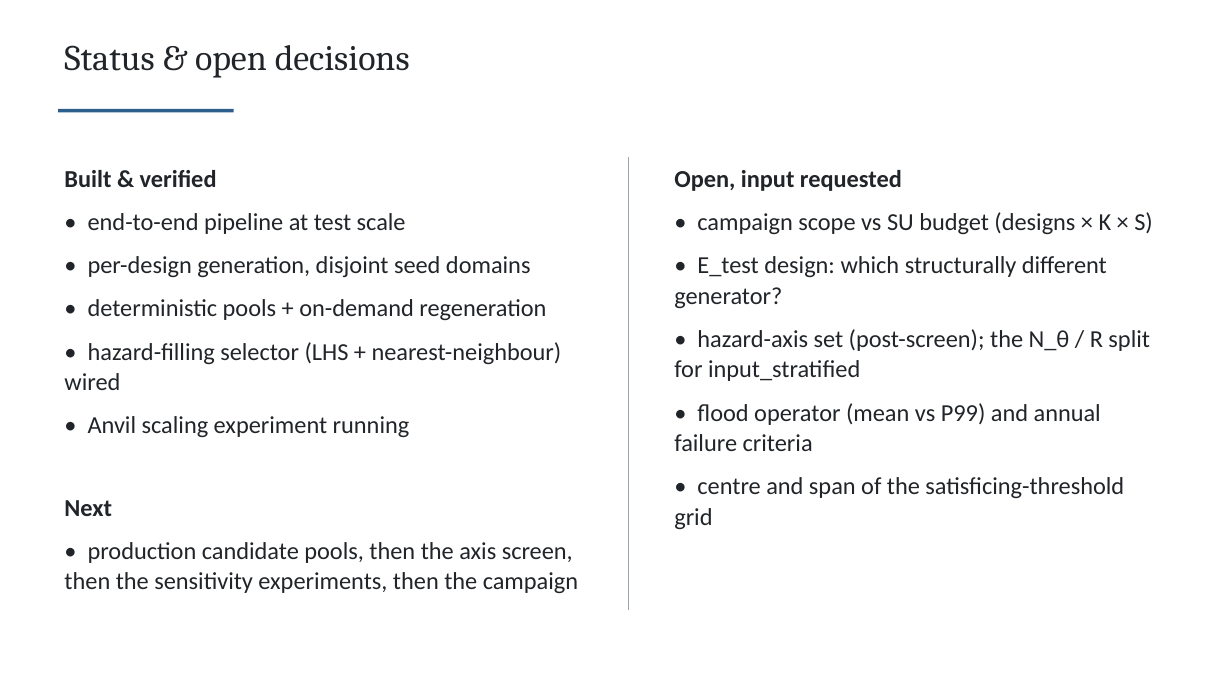
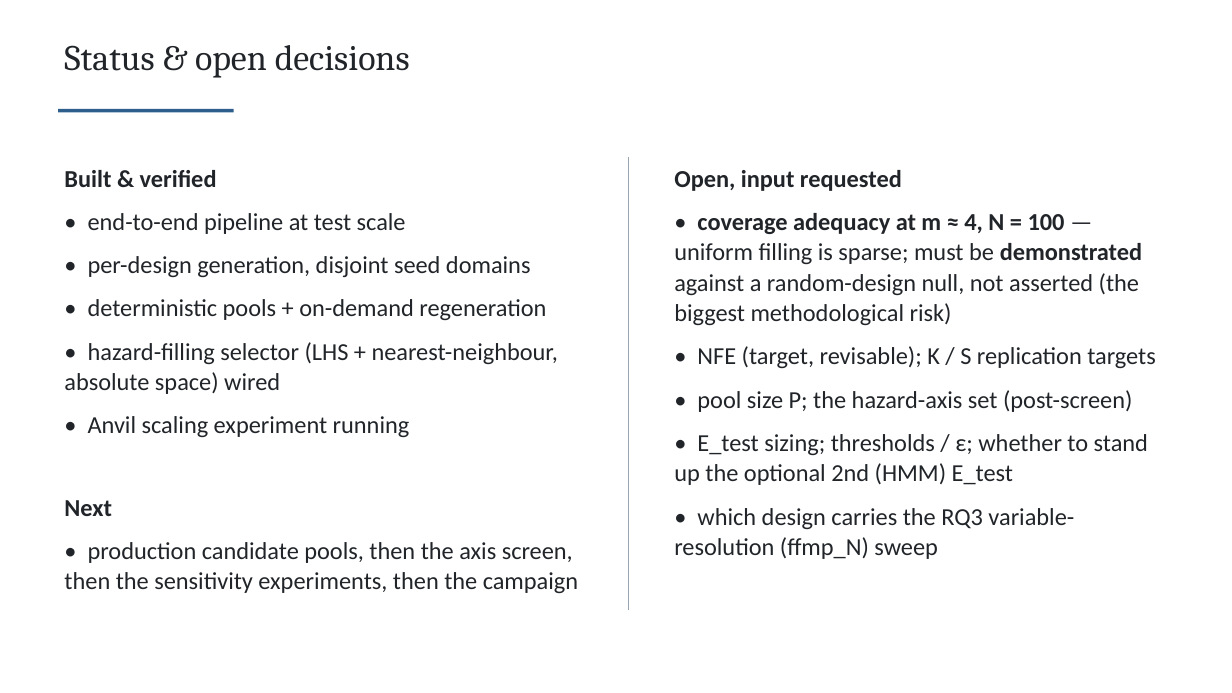
Before and after one commit to TrevorJA/NYCOptimization, a slide deck: slide 28 of docs/NYCOptimization_project_proposal_and_motivation_CLAUDE.pptx. Drawn at 1232x693 pixels with LibreOffice and Linux fonts; fonts in the diff are those of the drawing. Boxes give left, top, right and bottom in pixels: in the first picture for what was removed or moved away, otherwise in the second. Text is boxed around its words. In the diff, an @@ line names an element or a change of style, - is before the commit and + after.

```diff
--- a/docs/NYCOptimization_project_proposal_and_motivation_CLAUDE.pptx
+++ b/docs/NYCOptimization_project_proposal_and_motivation_CLAUDE.pptx
@@ text at [674,213,1156,559]: text changed @@
-• campaign scope vs SU budget (designs × K × S)
-• E_test design: which structurally different generator?
-• hazard-axis set (post-screen); the N_θ / R split for input_stratified
-• flood operator (mean vs P99) and annual failure criteria
-• centre and span of the satisficing-threshold grid
+• coverage adequacy at m ≈ 4, N = 100 — uniform filling is sparse; must be demonstrated against a random-design null, not asserted (the biggest methodological risk)
+• NFE (target, revisable); K / S replication targets
+• pool size P; the hazard-axis set (post-screen)
+• E_test sizing; thresholds / ε; whether to stand up the optional 2nd (HMM) E_test
+• which design carries the RQ3 variable-resolution (ffmp_N) sweep
@@ text at [64,342,558,394]: text changed @@
-• hazard-filling selector (LHS + nearest-neighbour) wired
+• hazard-filling selector (LHS + nearest-neighbour, absolute space) wired
```
Also in this commit, not shown: 21 other slides changed, 1 slide added, 1 slide removed, 11 other files.
